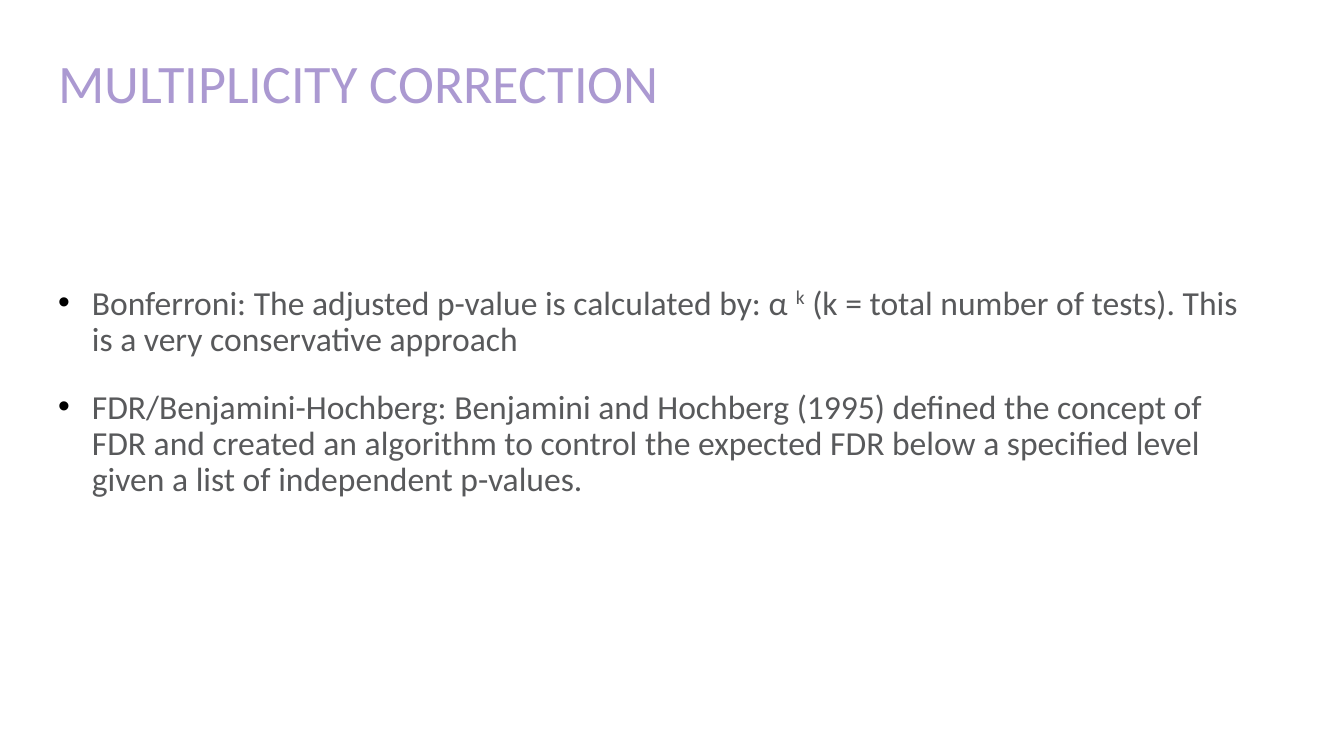
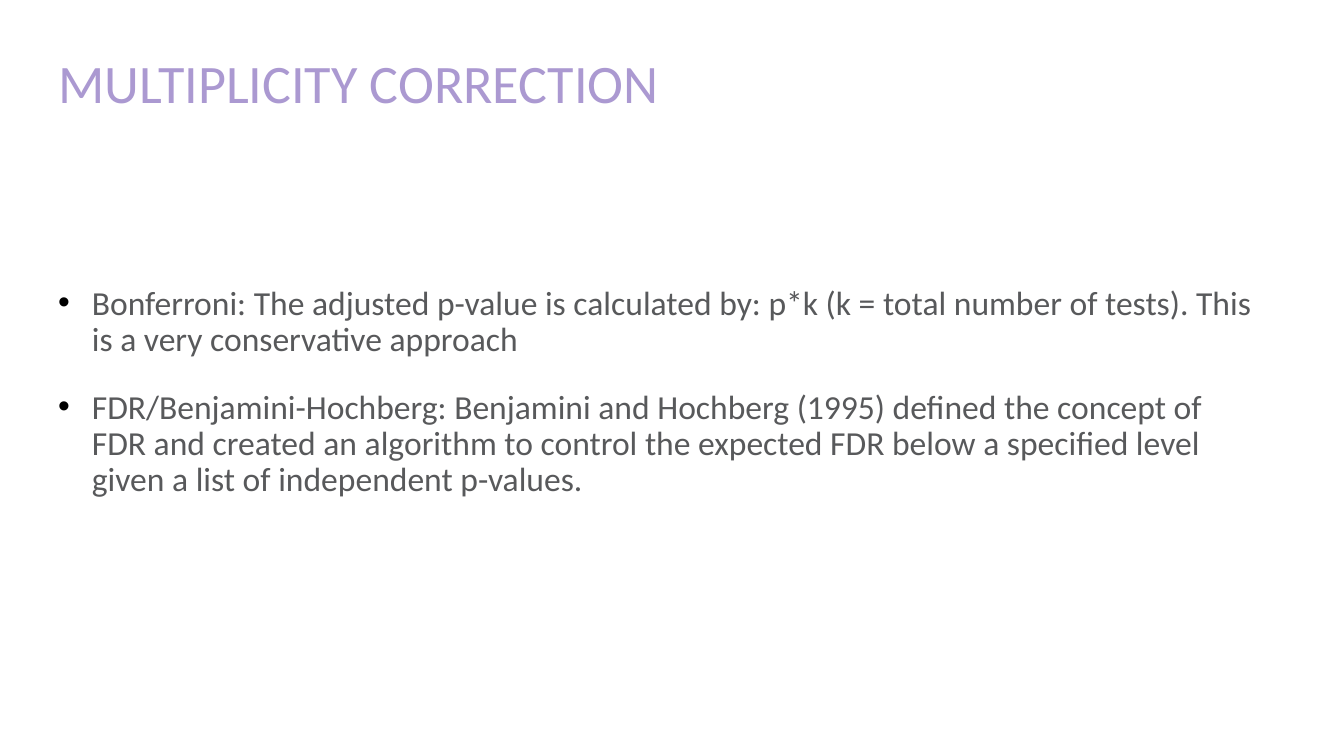
Before and after one commit to bioinformatics-core-shared-training/Bulk_RNAseq_Course_Base, a slide deck: slide 59 of additional_scripts_and_materials/07_Statistics_1.pptx. Drawn at 1344x756 pixels with LibreOffice and Linux fonts; fonts in the diff are those of the drawing. Boxes give left, top, right and bottom in pixels: in the first picture for what was removed or moved away, otherwise in the second. Text is boxed around its words. In the diff, an @@ line names an element or a change of style, - is before the commit and + after.

Commit message:
fix Bonferroni correction slide

```diff
--- a/additional_scripts_and_materials/07_Statistics_1.pptx
+++ b/additional_scripts_and_materials/07_Statistics_1.pptx
@@ text at (x1=92, y1=290, x2=1251, y2=357): text changed @@
-• Bonferroni: The adjusted p-value is calculated by: α k (k = total number of tests). This is a very conservative approach
+• Bonferroni: The adjusted p-value is calculated by: p*k (k = total number of tests). This is a very conservative approach
```
Also in this commit, not shown: 1 other file.
